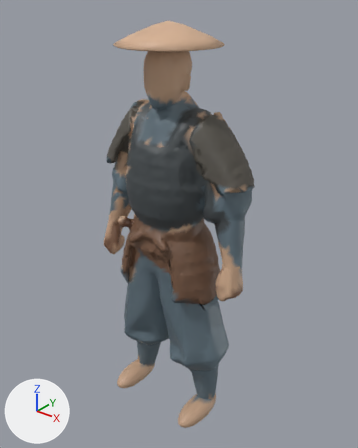
Two versions of the glTF model assets/models/soldier_t2_battle.glb, one commit apart.
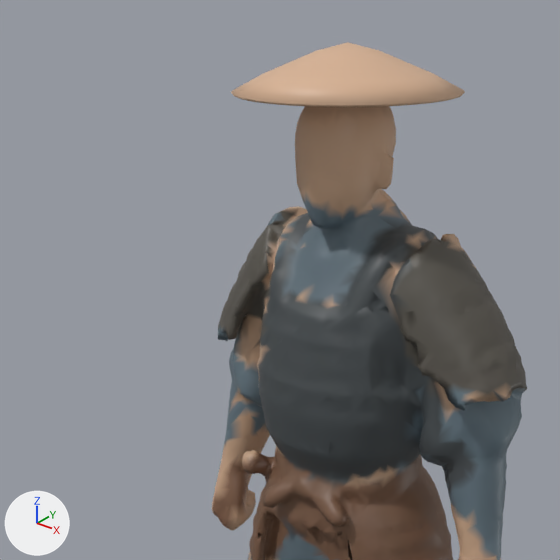
Each version appears first whole from a camera (50 mm lens) standing at (1.189, -1.424, 1.793) and looking at (0.012, 0.047, 0.881), and next in a close-up on the part from 1% to 76% of the width and 0% to 60% of the height. The axes (+X, +Y, +Z) are drawn at lower left. The lights are the same throughout. The last two pictures show the newer version. Where no turn or scale is listed for an object, it has been applied to the vertices.

Script lines for the objects in view, before the commit:
```python
me_unamedmesh = bpy.data.meshes.new('unamedmesh')
me_unamedmesh.from_pydata(...)  # 10508 vertices, 21000 faces; spans x -0.36..0.36, y -0.19..0.21, z 0.0..1.68
me_unamedmesh.materials.append(mat_defaultmaterial)
ob_unamed = bpy.data.objects.new('unamed', me_unamedmesh)
ob_unamed.location = (0.0, 0.0, 0.0)
```
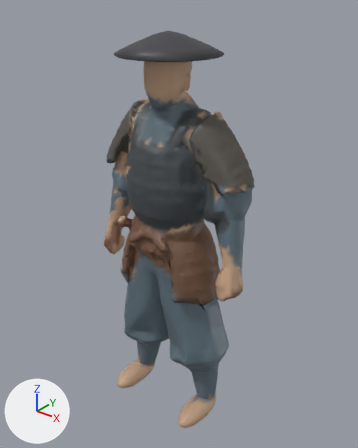
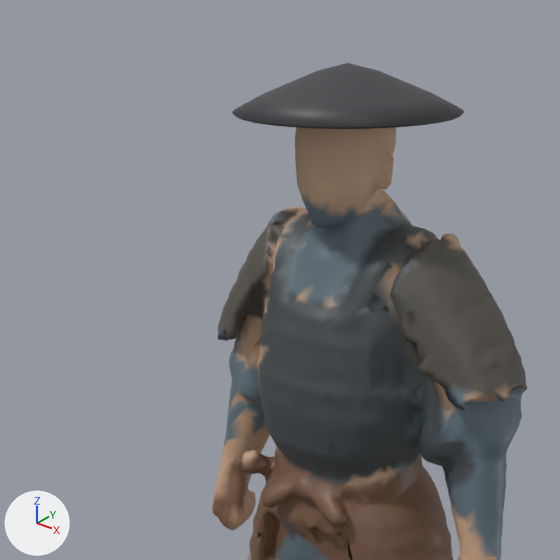
Pixel boxes [x1, y1, x2, y2] of what changed, in the close-ups (560 x 560 px; the box of a moved part takes in the faces that stretch with it):
'unamed', reshaped
    before: [212, 42, 527, 560]
    after: [212, 63, 527, 560]
part 1 of me_unamedmesh, moved or reshaped
    before: [231, 42, 465, 107]
    after: [232, 63, 464, 129]
part 2 of me_unamedmesh, moved or reshaped (not visible afterwards)
    before: [301, 106, 393, 127]
part 3 of me_unamedmesh, recoloured
    before: [231, 42, 465, 107]
    after: [232, 63, 464, 129]
part 4 of me_unamedmesh, recoloured (beige)
    before: [301, 106, 393, 127]

Edits to the bpy script that builds the scene:
```text
Change me_unamedmesh:
    used by ob_unamed; location = (0.0, 0.0, 0.0)
    remove me_unamedmesh.from_pydata(...)  # 10508 vertices, 21000 faces; spans x -0.36..0.36, y -0.19..0.21, z 0.0..1.68
    add me_unamedmesh.from_pydata(...)  # 10508 vertices, 21000 faces; spans x -0.36..0.36, y -0.19..0.21, z 0.0..1.64
    me_unamedmesh part 1: the loose piece of 194 vertices spanning x -0.2..0.19, y -0.19..0.21, z 1.6..1.68 is moved by (0.0, 0.0, -0.03)
    me_unamedmesh part 2: 135 of the vertices in x -0.07..0.07, y -0.07..0.08, z 1.57..1.65 are moved by (0.0, 0.0, -0.03)
    me_unamedmesh part 3: 384 faces centred in x -0.2..0.19, y -0.18..0.21, z 1.6..1.67 are repainted in the vertex colours; the middle colour goes from beige #d8b293 to dark grey #3f3f44
    me_unamedmesh part 4: 309 faces centred in x -0.07..0.07, y -0.08..0.08, z 1.56..1.65 are repainted in the vertex colours; the middle colour goes from beige #bf9d82 to brown #5d554b
```
